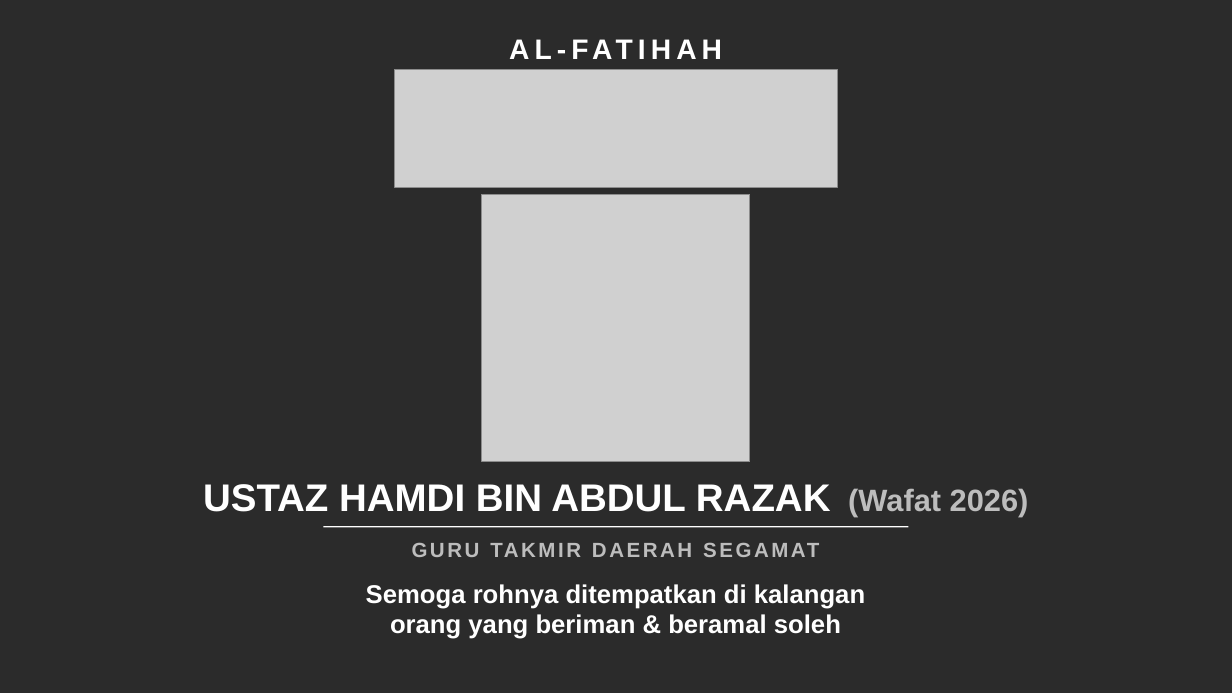
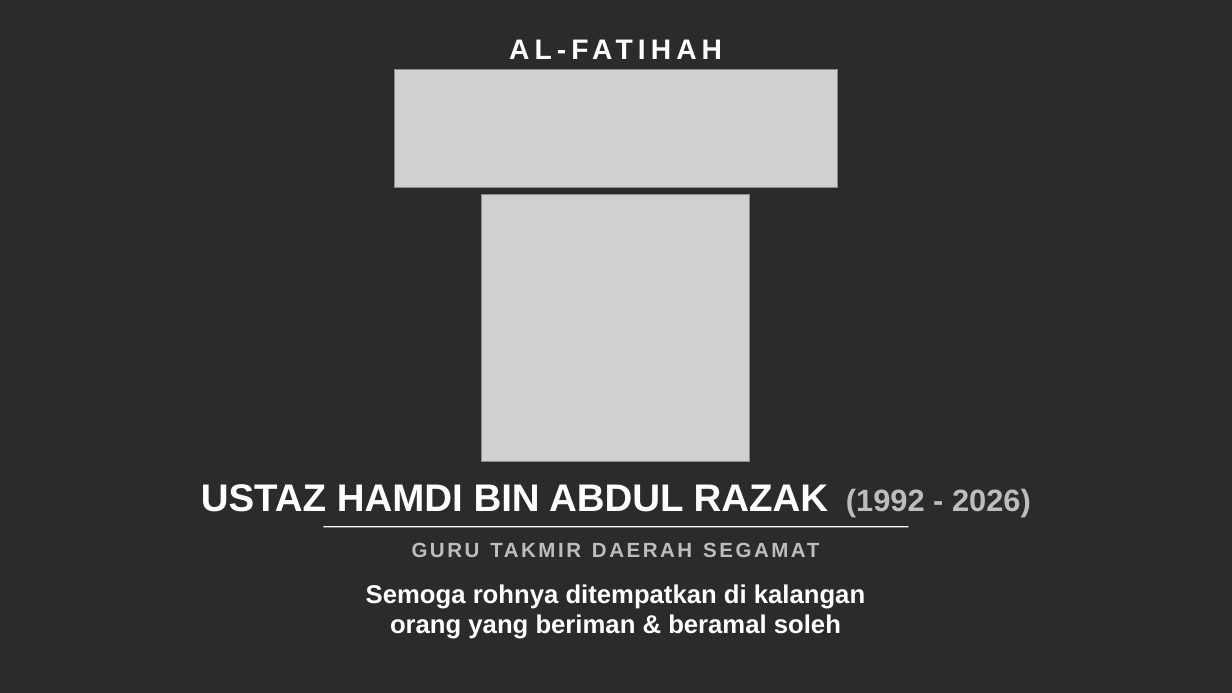
Before and after one commit to nawaljoe/Nawal, a slide deck: slide 27 of output/Penggulungan_Hal_Ehwal_Agama_Islam_2027_16x9.pptx. Drawn at 1232x693 pixels with LibreOffice and Linux fonts; fonts in the diff are those of the drawing; grey boxes stand for pictures; background and template pictures are left out; a plain dark background stands for a picture behind light text. Boxes give left, top, right and bottom in pixels: in the first picture for what was removed or moved away, otherwise in the second. Text is boxed around its words. In the diff, an @@ line names an element or a change of style, - is before the commit and + after.

```diff
--- a/output/Penggulungan_Hal_Ehwal_Agama_Islam_2027_16x9.pptx
+++ b/output/Penggulungan_Hal_Ehwal_Agama_Islam_2027_16x9.pptx
@@ text at (201,484,1031,517): text changed @@
-USTAZ HAMDI BIN ABDUL RAZAK (Wafat 2026)
+USTAZ HAMDI BIN ABDUL RAZAK (1992 - 2026)
```
Also in this commit, not shown: 2 other files.
